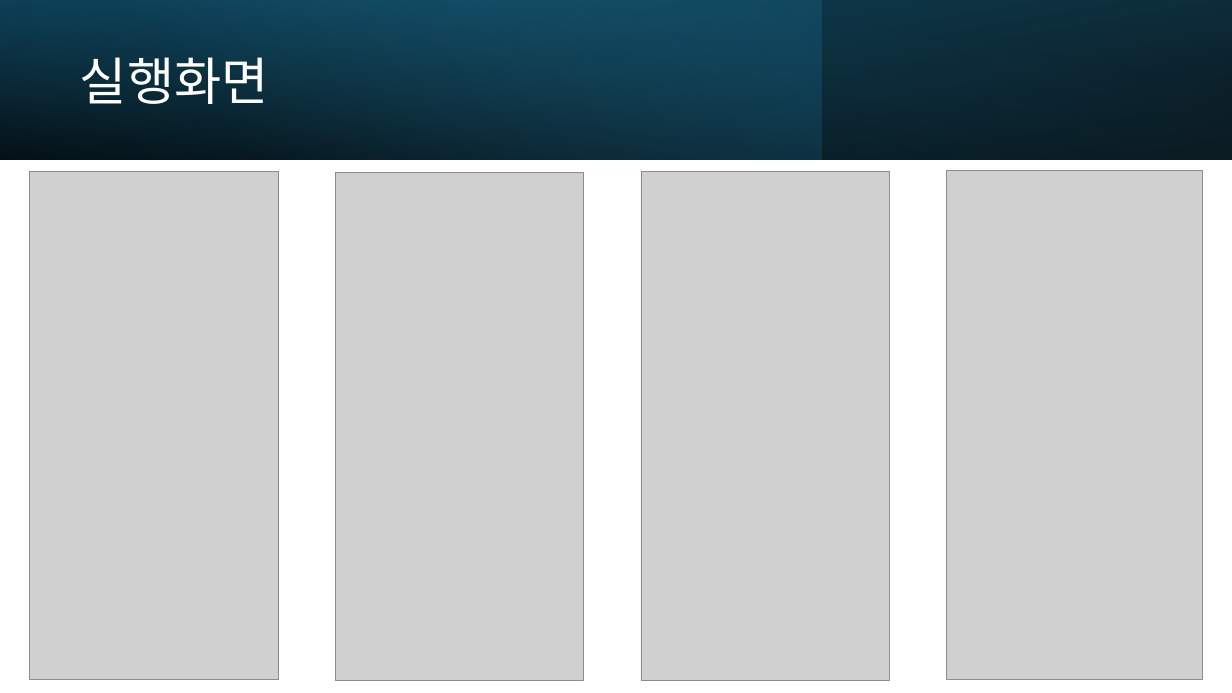
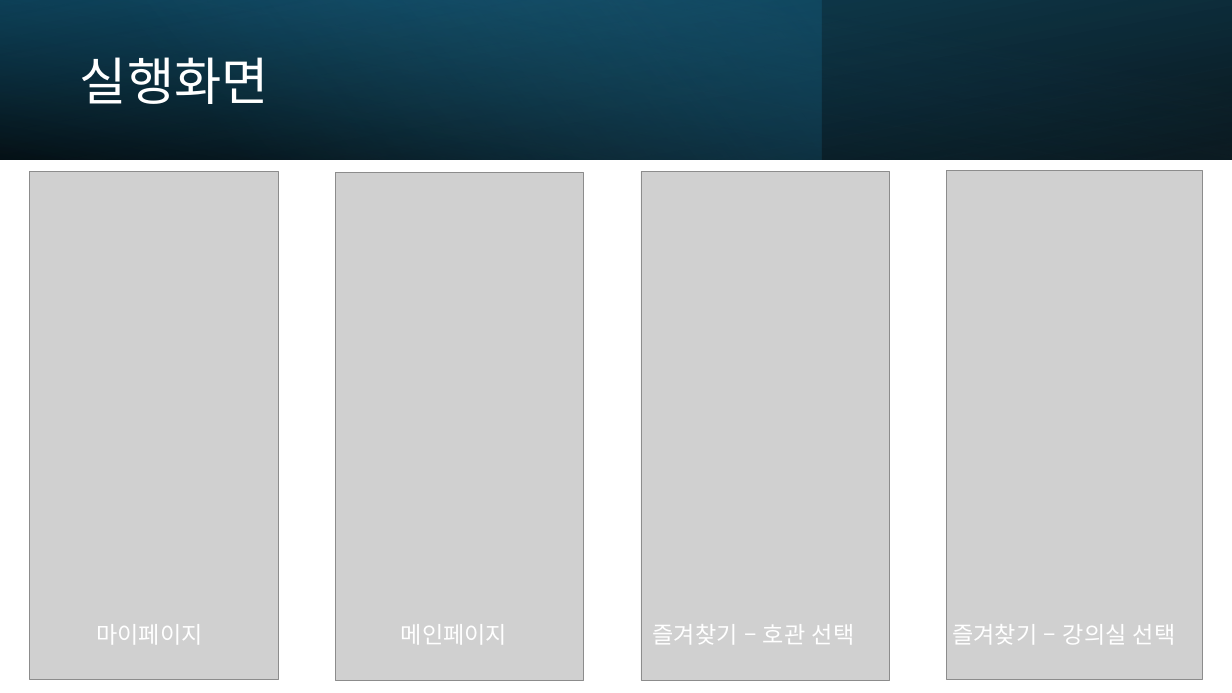
Before and after one commit to kjunh972/TBFG, a slide deck: slide 5 of doc/TBFG 모바일 프로젝트.pptx (slide 7 before the commit). Drawn at 1232x693 pixels with LibreOffice and Linux fonts; fonts in the diff are those of the drawing; grey boxes stand for pictures. Boxes give left, top, right and bottom in pixels: in the first picture for what was removed or moved away, otherwise in the second. Text is boxed around its words. In the diff, an @@ line names an element or a change of style, - is before the commit and + after.

```diff
--- a/doc/TBFG 모바일 프로젝트.pptx
+++ b/doc/TBFG 모바일 프로젝트.pptx
@@ text added at box(96, 624, 202, 644), 18 pt, text #FFFFFF @@
+마이페이지
@@ text added at box(401, 624, 507, 644), 18 pt, text #FFFFFF @@
+메인페이지
@@ text added at box(653, 624, 855, 644), 18 pt, text #FFFFFF @@
+즐겨찾기 – 호관 선택
@@ text added at box(952, 624, 1176, 644), 18 pt, text #FFFFFF @@
+즐겨찾기 – 강의실 선택
```
Also in this commit, not shown: 7 other slides changed, 2 slides added.
